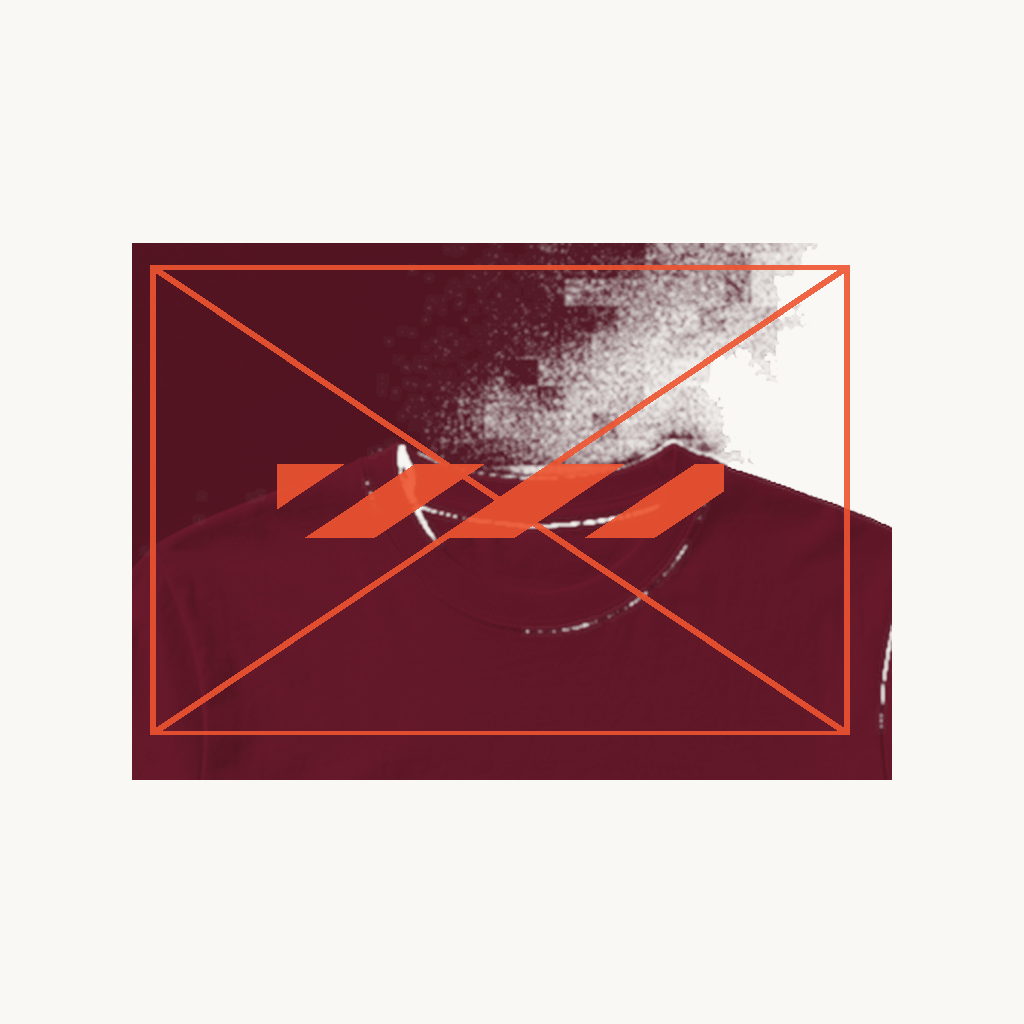
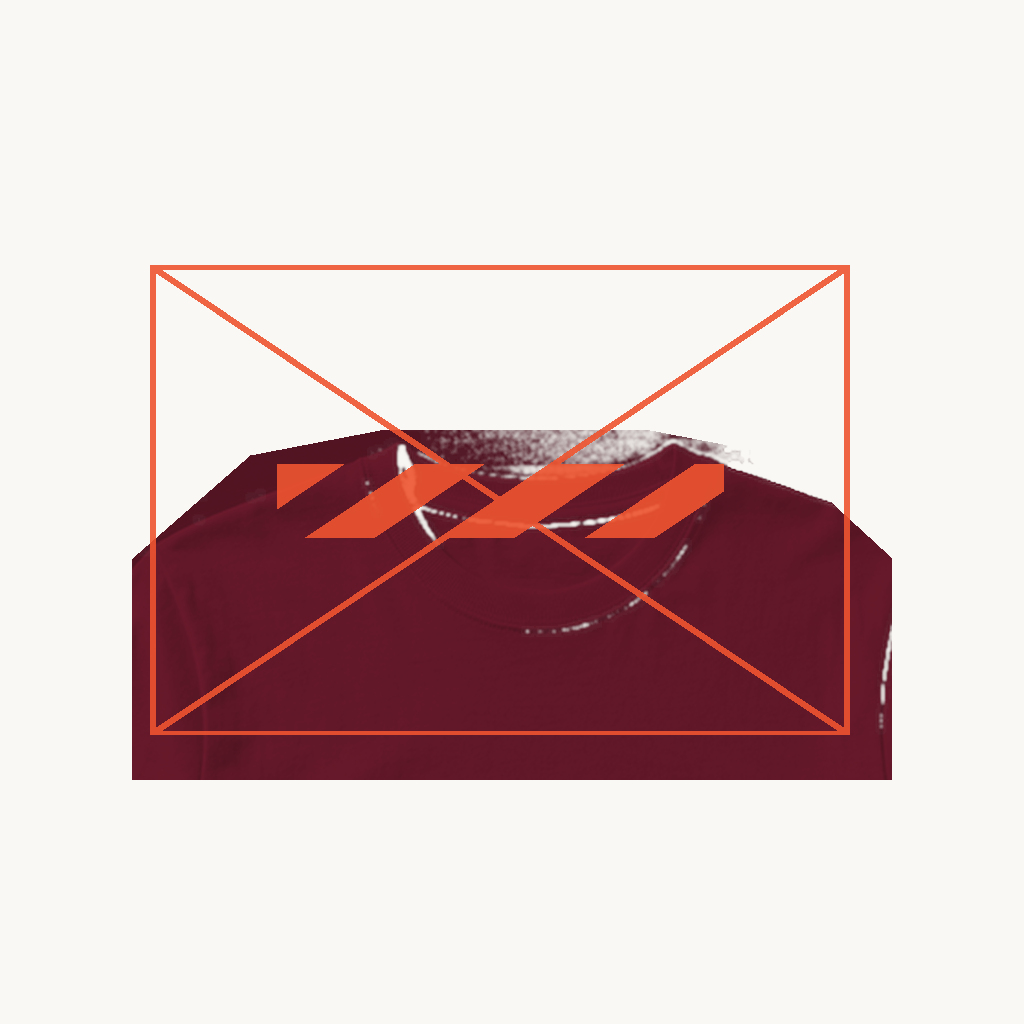
Comparing the layer stacks of the two 1024x1024 images. Changes:
painted on "10 Product Base - longsleeve - burgundy - neck-label" over bbox(132, 243, 892, 559)